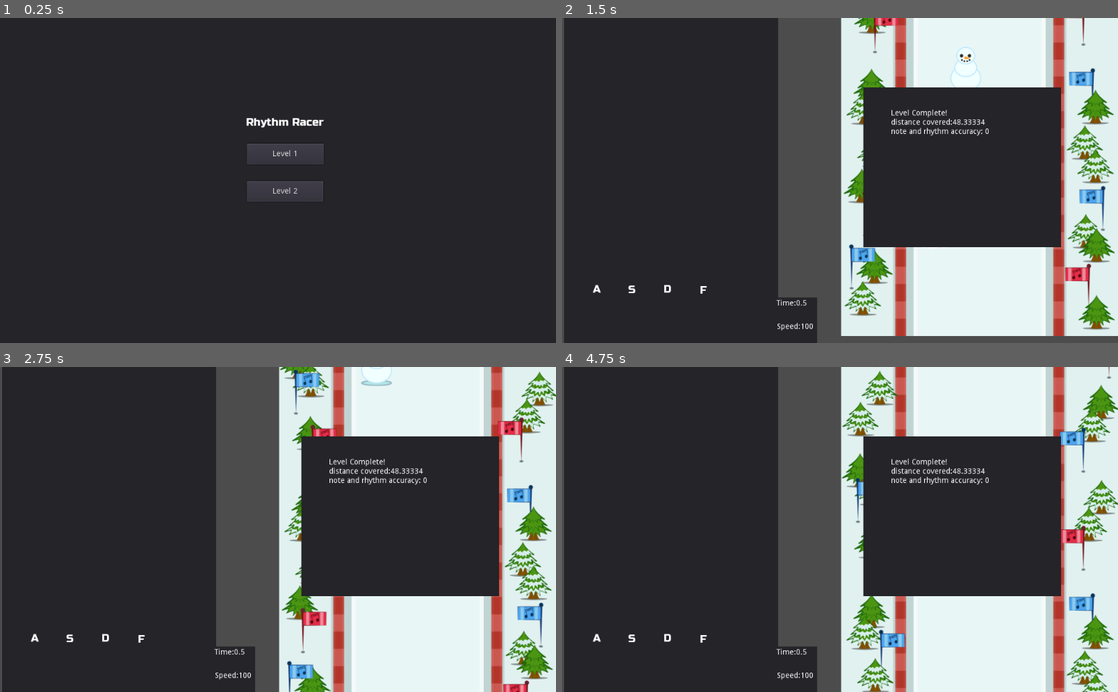
Above: before the commit, frames 1-4 (two rows, left to right).
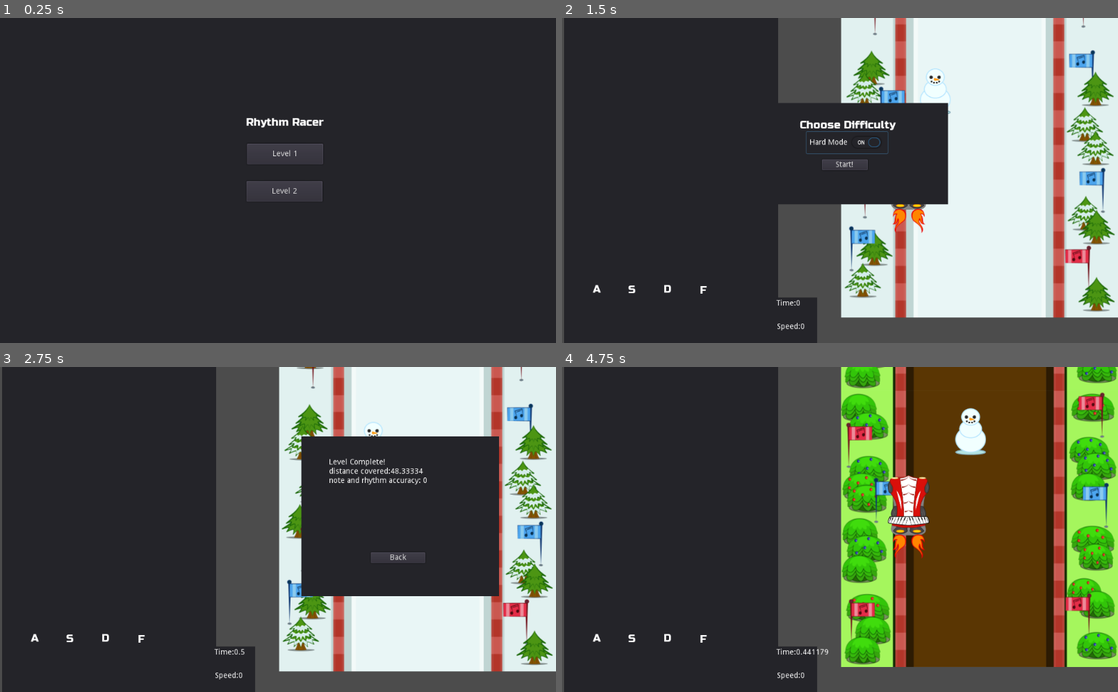
Above: after the commit, the same moments.

Repository: JoshKomie/rhythm_racer
Game: Godot game, scene res://scenes/menu.tscn
The game is run twice, just before and just after one commit, with the same random seed, the same clock (stepped at 60 frames per second) and the same inputs. Sound files missing from this copy of the repository are replaced by a short silence.
Inputs (mouse positions are in pixels of both pictures, inside the frame that each line leads up to):
- Up to frame 1 (0.25 s): no input
- Up to frame 2 (1.5 s): click "Level 2" at 0.5 s; click (845, 141) at 1.25 s, where only the run after the commit has a clickable "Hard Mode"
- Up to frame 3 (2.75 s): click (283, 513) at 2 s, where only the run after the commit has a clickable "Start!"
- Up to frame 4 (4.75 s): click (962, 558) at 2.75 s, where only the run after the commit has a clickable "Back"; click (845, 503) at 3.5 s, where only the run after the commit has a clickable "Level 1"; click (845, 513) at 4.25 s, where only the run after the commit has a clickable "Start!"

The runs differ from the first frame. In frame 1, less than 0.1% of the frame differs, in the area x 44-59%, y 38-57%; in frame 2, 28%; in frame 3, 11%; in frame 4, 49%, in the area x 42-100%, y 0-100%.

Commit message:
add flames, new tracks, difficulty levels

Diff:
--- a/project.godot
+++ b/project.godot
@@ -13,6 +13,10 @@
 config/name="Rhythm Racing"
 run/main_scene="res://scenes/menu.tscn"
 config/icon="res://icon.png"
+
+[autoload]
+
+global="*res://scripts/global.gd"
 
 [editor]
 
--- a/scenes/car.tscn
+++ b/scenes/car.tscn
@@ -1,14 +1,80 @@
-[gd_scene load_steps=4 format=2]
+[gd_scene load_steps=10 format=2]
 
 [ext_resource path="res://scripts/car.gd" type="Script" id=1]
 [ext_resource path="res://sprites/car.png" type="Texture" id=2]
+[ext_resource path="res://sprites/flame1.png" type="Texture" id=3]
 
 [sub_resource type="RectangleShape2D" id=1]
 
 custom_solver_bias = 0.0
 extents = Vector2( 10, 10 )
 
-[node name="car" type="Node2D" index="0"]
+[sub_resource type="Gradient" id=5]
+
+offsets = PoolRealArray( 0, 1 )
+colors = PoolColorArray( 1, 1, 1, 1, 1, 1, 1, 0 )
+
+[sub_resource type="GradientTexture" id=6]
+
+flags = 4
+gradient = SubResource( 5 )
+width = 2048
+
+[sub_resource type="Curve" id=3]
+
+min_value = 0.0
+max_value = 1.0
+bake_resolution = 100
+_data = [ Vector2( 0, 1 ), 0.0, 0.0, 0, 0, Vector2( 0.314082, 0 ), 0.0, 0.0, 0, 0 ]
+
+[sub_resource type="CurveTexture" id=4]
+
+flags = 4
+width = 2048
+curve = SubResource( 3 )
+
+[sub_resource type="ParticlesMaterial" id=2]
+
+render_priority = 0
+trail_divisor = 1
+trail_size_modifier = SubResource( 4 )
+trail_color_modifier = SubResource( 6 )
+emission_shape = 0
+flag_align_y = false
+flag_rotate_y = false
+flag_disable_z = true
+spread = 45.0
+flatness = 0.0
+gravity = Vector3( 0, 98, 0 )
+initial_velocity = 1.0
+initial_velocity_random = 0.0
+angular_velocity = 0.0
+angular_velocity_random = 0.0
+orbit_velocity = 0.0
+orbit_velocity_random = 0.0
+linear_accel = 0.0
+linear_accel_random = 0.0
+radial_accel = 0.0
+radial_accel_random = 0.0
+tangential_accel = 0.0
+tangential_accel_random = 0.0
+damping = 0.0
+damping_random = 0.0
+angle = 0.0
+angle_random = 0.0
+scale = 1.0
+scale_random = 0.0
+color = Color( 1, 1, 1, 1 )
+hue_variation = 0.0
+hue_variation_random = 0.0
+anim_speed = 0.0
+anim_speed_random = 0.0
+anim_offset = 0.0
+anim_offset_random = 0.0
+anim_loop = false
+_sections_unfolded = [ "Flags", "Trail" ]
+
+[node name="car" type="Node2D"]
 
 script = ExtResource( 1 )
 
@@ -48,6 +114,7 @@
 
 [node name="Area2D" type="Area2D" parent="." index="2"]
 
+editor/display_folded = true
 input_pickable = true
 gravity_vec = Vector2( 0, 1 )
 gravity = 98.0
@@ -61,3 +128,32 @@
 position = Vector2( -2.19401, 0.757041 )
 scale = Vector2( 3.75428, 5.71101 )
 shape = SubResource( 1 )
+
+[node name="Particles2D" type="Particles2D" parent="." index="3"]
+
+visible = false
+position = Vector2( -4.58676, 76.609 )
+emitting = true
+amount = 5
+lifetime = 1.0
+one_shot = false
+preprocess = 0.0
+speed_scale = 0.96
+explosiveness = 0.0
+randomness = 0.0
+fixed_fps = 0
+fract_delta = true
+visibility_rect = Rect2( -100, -100, 200, 200 )
+local_coords = true
+draw_order = 0
+process_material = SubResource( 2 )
+texture = ExtResource( 3 )
+normal_map = null
+h_frames = 1
+v_frames = 1
+_sections_unfolded = [ "Drawing", "Material", "Process Material", "Textures", "Time" ]
+
+[node name="flames" type="Sprite" parent="." index="4"]
+
+position = Vector2( -3.521, 76.1419 )
+texture = ExtResource( 3 )
--- a/scenes/game.tscn
+++ b/scenes/game.tscn
@@ -1,10 +1,11 @@
-[gd_scene load_steps=8 format=2]
+[gd_scene load_steps=9 format=2]
 
 [ext_resource path="res://scenes/racing.tscn" type="PackedScene" id=1]
 [ext_resource path="res://scripts/canvas_layer.gd" type="Script" id=2]
 [ext_resource path="res://scenes/music_reader.tscn" type="PackedScene" id=3]
 [ext_resource path="res://scripts/message.gd" type="Script" id=4]
 [ext_resource path="res://fonts/Russo_One.ttf" type="DynamicFontData" id=5]
+[ext_resource path="res://fonts/russo_large.tres" type="DynamicFont" id=6]
 
 [sub_resource type="StyleBoxEmpty" id=1]
 
@@ -38,7 +39,6 @@
 
 [node name="music_panel" type="Panel" parent="CanvasLayer" index="0"]
 
-editor/display_folded = true
 anchor_left = 0.0
 anchor_top = 0.0
 anchor_right = 0.0
@@ -135,7 +135,6 @@
 
 [node name="level_over_panel" type="Panel" parent="CanvasLayer" index="4"]
 
-editor/display_folded = true
 visible = false
 anchor_left = 0.0
 anchor_top = 0.0
@@ -172,6 +171,31 @@
 lines_skipped = 0
 max_lines_visible = -1
 
+[node name="Button" type="Button" parent="CanvasLayer/level_over_panel" index="1"]
+
+anchor_left = 0.0
+anchor_top = 0.0
+anchor_right = 0.0
+anchor_bottom = 0.0
+margin_left = 128.0
+margin_top = 214.0
+margin_right = 228.0
+margin_bottom = 234.0
+rect_pivot_offset = Vector2( 0, 0 )
+rect_clip_content = false
+focus_mode = 2
+mouse_filter = 0
+mouse_default_cursor_shape = 0
+size_flags_horizontal = 1
+size_flags_vertical = 1
+toggle_mode = false
+enabled_focus_mode = 2
+shortcut = null
+group = null
+text = "Back"
+flat = false
+align = 1
+
 [node name="A" type="Label" parent="CanvasLayer" index="5"]
 
 anchor_left = 0.0
@@ -267,3 +291,102 @@
 lines_skipped = 0
 max_lines_visible = -1
 _sections_unfolded = [ "BBCode", "Rect", "Theme", "custom_colors", "custom_fonts" ]
+
+[node name="start_panel" type="Panel" parent="CanvasLayer" index="9"]
+
+anchor_left = 0.0
+anchor_top = 0.0
+anchor_right = 0.0
+anchor_bottom = 0.0
+margin_left = 357.0
+margin_top = 157.0
+margin_right = 711.0
+margin_bottom = 344.0
+rect_pivot_offset = Vector2( 0, 0 )
+rect_clip_content = false
+mouse_filter = 0
+mouse_default_cursor_shape = 0
+size_flags_horizontal = 1
+size_flags_vertical = 1
+
+[node name="Label" type="Label" parent="CanvasLayer/start_panel" index="0"]
+
+anchor_left = 0.0
+anchor_top = 0.0
+anchor_right = 0.0
+anchor_bottom = 0.0
+margin_left = 81.0
+margin_top = 28.0
+margin_right = 257.0
+margin_bottom = 52.0
+rect_pivot_offset = Vector2( 0, 0 )
+rect_clip_content = false
+mouse_filter = 2
+mouse_default_cursor_shape = 0
+size_flags_horizontal = 1
+size_flags_vertical = 4
+custom_fonts/font = ExtResource( 6 )
+text = "Choose Difficulty"
+percent_visible = 1.0
+lines_skipped = 0
+max_lines_visible = -1
+_sections_unfolded = [ "Material", "custom_fonts" ]
+
+[node name="CheckButton" type="CheckButton" parent="CanvasLayer/start_panel" index="1"]
+
+anchor_left = 0.0
+anchor_top = 0.0
+anchor_right = 0.0
+anchor_bottom = 0.0
+margin_left = 93.0
+margin_top = 53.0
+margin_right = 243.0
+margin_bottom = 93.0
+rect_pivot_offset = Vector2( 0, 0 )
+rect_clip_content = false
+focus_mode = 2
+mouse_filter = 0
+mouse_default_cursor_shape = 0
+size_flags_horizontal = 1
+size_flags_vertical = 1
+toggle_mode = true
+enabled_focus_mode = 2
+shortcut = null
+group = null
+text = "Hard Mode"
+flat = false
+align = 0
+
+[node name="Button" type="Button" parent="CanvasLayer/start_panel" index="2"]
+
+anchor_left = 0.0
+anchor_top = 0.0
+anchor_right = 0.0
+anchor_bottom = 0.0
+margin_left = 122.0
+margin_top = 104.0
+margin_right = 206.0
+margin_bottom = 124.0
+rect_pivot_offset = Vector2( 0, 0 )
+rect_clip_content = false
+focus_mode = 2
+mouse_filter = 0
+mouse_default_cursor_shape = 0
+size_flags_horizontal = 1
+size_flags_vertical = 1
+toggle_mode = false
+enabled_focus_mode = 2
+shortcut = null
+group = null
+text = "Start!"
+flat = false
+align = 1
+
+[connection signal="pressed" from="CanvasLayer/level_over_panel/Button" to="CanvasLayer" method="main_menu"]
+
+[connection signal="toggled" from="CanvasLayer/start_panel/CheckButton" to="CanvasLayer" method="set_difficulty"]
+
+[connection signal="pressed" from="CanvasLayer/start_panel/Button" to="CanvasLayer/music_panel/music_area" method="start"]
+
+
+[editable path="CanvasLayer/music_panel/music_area"]
--- a/scenes/menu.tscn
+++ b/scenes/menu.tscn
@@ -10,7 +10,7 @@
 content_margin_top = -1.0
 content_margin_bottom = -1.0
 
-[node name="CanvasLayer" type="CanvasLayer" index="0"]
+[node name="CanvasLayer" type="CanvasLayer"]
 
 layer = 1
 offset = Vector2( 0, 0 )
@@ -65,10 +65,10 @@
 anchor_top = 0.0
 anchor_right = 0.0
 anchor_bottom = 0.0
-margin_left = 455.22
-margin_top = 232.245
-margin_right = 596.22
-margin_bottom = 270.245
+margin_left = 455.0
+margin_top = 232.0
+margin_right = 595.0
+margin_bottom = 270.0
 rect_pivot_offset = Vector2( 0, 0 )
 rect_clip_content = false
 focus_mode = 2
@@ -91,9 +91,9 @@
 anchor_top = 0.0
 anchor_right = 0.0
 anchor_bottom = 0.0
-margin_left = 454.832
+margin_left = 454.0
 margin_top = 301.0
-margin_right = 595.0
+margin_right = 594.0
 margin_bottom = 339.0
 rect_pivot_offset = Vector2( 0, 0 )
 rect_clip_content = false
--- a/scenes/music_reader.tscn
+++ b/scenes/music_reader.tscn
@@ -1,8 +1,10 @@
-[gd_scene load_steps=4 format=2]
+[gd_scene load_steps=6 format=2]
 
-[ext_resource path="res://scripts/notes_reader.gd" type="Script" id=1]
-[ext_resource path="res://levels/test/Rhythm Racer_8_bit_theme.wav" type="AudioStream" id=2]
-[ext_resource path="res://scripts/message.gd" type="Script" id=3]
+[ext_resource path="res://scripts/music_area.gd" type="Script" id=1]
+[ext_resource path="res://scripts/notes_reader.gd" type="Script" id=2]
+[ext_resource path="res://levels/test/Rhythm Racer_8_bit_theme.wav" type="AudioStream" id=3]
+[ext_resource path="res://scripts/message.gd" type="Script" id=4]
+[ext_resource path="res://levels/2/Rhythm Racer Winter Song.wav" type="AudioStream" id=5]
 
 [node name="music_area" type="Viewport"]
 
@@ -29,12 +31,13 @@
 shadow_atlas_quad_1 = 2
 shadow_atlas_quad_2 = 3
 shadow_atlas_quad_3 = 4
+script = ExtResource( 1 )
 _sections_unfolded = [ "GUI" ]
 
 [node name="notes_reader" type="Node" parent="." index="0"]
 
 editor/display_folded = true
-script = ExtResource( 1 )
+script = ExtResource( 2 )
 
 [node name="notes_parent" type="Node2D" parent="notes_reader" index="0"]
 
@@ -58,9 +61,8 @@
 
 [node name="AudioStreamPlayer" type="AudioStreamPlayer" parent="." index="2"]
 
-stream = ExtResource( 2 )
+stream = ExtResource( 3 )
 volume_db = 0.0
-pitch_scale = 1.0
 autoplay = false
 mix_target = 0
 bus = "Master"
@@ -95,6 +97,16 @@
 percent_visible = 1.0
 lines_skipped = 0
 max_lines_visible = -1
-script = ExtResource( 3 )
+script = ExtResource( 4 )
+
+[node name="AudioStreamPlayer2" type="AudioStreamPlayer" parent="." index="5"]
+
+stream = ExtResource( 5 )
+volume_db = 0.0
+autoplay = false
+mix_target = 0
+bus = "Master"
 
 [connection signal="finished" from="AudioStreamPlayer" to="notes_reader" method="audio_finished"]
+
+[connection signal="finished" from="AudioStreamPlayer2" to="notes_reader" method="audio_finished"]
--- /dev/null
+++ b/scenes/track_pieces/dirt_track.tscn
@@ -0,0 +1,11 @@
+[gd_scene load_steps=3 format=2]
+
+[ext_resource path="res://sprites/track2_t1v2.png" type="Texture" id=1]
+[ext_resource path="res://scripts/dirt_track_sprite.gd" type="Script" id=2]
+
+[node name="track_piece" type="Sprite"]
+
+position = Vector2( 0, -250 )
+texture = ExtResource( 1 )
+script = ExtResource( 2 )
+_sections_unfolded = [ "Transform" ]
--- a/scenes/track_pieces/snow_track.tscn
+++ b/scenes/track_pieces/snow_track.tscn
@@ -3,7 +3,7 @@
 [ext_resource path="res://sprites/snow_track_test.png" type="Texture" id=1]
 [ext_resource path="res://scripts/snow_track_sprite.gd" type="Script" id=2]
 
-[node name="track_piece" type="Sprite" index="0"]
+[node name="track_piece" type="Sprite"]
 
 position = Vector2( 0, -250 )
 texture = ExtResource( 1 )
--- a/scripts/canvas_layer.gd
+++ b/scripts/canvas_layer.gd
@@ -16,3 +16,14 @@
 #	# Called every frame. Delta is time since last frame.
 #	# Update game logic here.
 #	pass
+
+
+func set_difficulty(button_pressed):
+	if button_pressed:
+		global.mode = "hard"
+	else:
+		global.mode = "easy"
+
+
+func main_menu():
+	get_tree().change_scene("res://scenes/menu.tscn")
--- a/scripts/car.gd
+++ b/scripts/car.gd
@@ -3,7 +3,7 @@
 # class member variables go here, for example:
 # var a = 2
 # var b = "textvar"
-var speed = 100
+var speed = 0
 var track_low = -128
 var track_high = 128
 var hits = []
@@ -11,12 +11,22 @@
 var speed_per_hit = 15
 var queue_size = 10
 var speed_label
+var flames
+var speed_low = 140
+var speed_high = 220
 
-
+var flames_tex_low
+var flames_tex_mid
+var flames_tex_high
 
 func _ready():
+	speed=  0
 	speed_label = get_node("./../../CanvasLayer/speed")
 	speed_label.text = "Speed:" + String(speed)
+	flames = get_node("./flames")
+	flames_tex_low = preload("res://sprites/flame1.png")
+	flames_tex_mid = preload("res://sprites/flame2.png")
+	flames_tex_high = preload("res://sprites/flame3.png")
 
 func add_hit(val):
 	print('add_hit')
@@ -31,13 +41,26 @@
 	speed_label.text = "Speed:" + String(speed)
 
 func _process(delta):
-	translate(Vector2(0, -speed * delta))
+	print('speed', speed)
+	if speed > 0:
+		translate(Vector2(0, -speed * delta))
 	var mp = get_global_mouse_position()
 	position.x = interpolate(position.x, mp.x, 0.1)
 	if position.x < track_low:
 		position.x = track_low
 	if position.x > track_high:
 		position.x = track_high
+
+	if speed < speed_low:
+		if flames.texture != flames_tex_low:
+			flames.set_texture(flames_tex_low)
+	elif speed >= speed_low && speed < speed_high:
+		if flames.texture != flames_tex_mid:
+			flames.set_texture(flames_tex_mid)
+	else:
+		if flames.texture != flames_tex_high:
+			flames.set_texture(flames_tex_high)
+
 #	# Called every frame. Delta is time since last frame.
 #	# Update game logic here.
 #	pass
--- /dev/null
+++ b/scripts/dirt_track_sprite.gd
@@ -0,0 +1,23 @@
+extends Sprite
+
+# class member variables go here, for example:
+# var a = 2
+# var b = "textvar"
+
+func _ready():
+	# Called every time the node is added to the scene.
+	# Initialization here
+	var paths = [
+		"res://sprites/track2_t1v2.png",
+		"res://sprites/track2_t2v2.png",
+		"res://sprites/track2_t3v2.png",
+	]
+	var i = randi() % 3
+	var path = paths[i]
+	set_texture(load(path))
+
+
+#func _process(delta):
+#	# Called every frame. Delta is time since last frame.
+#	# Update game logic here.
+#	pass
--- /dev/null
+++ b/scripts/global.gd
@@ -0,0 +1,18 @@
+extends Node
+
+var level = 1
+var mode = "easy"
+
+# class member variables go here, for example:
+# var a = 2
+# var b = "textvar"
+
+func _ready():
+	# Called every time the node is added to the scene.
+	# Initialization here
+	pass
+
+#func _process(delta):
+#	# Called every frame. Delta is time since last frame.
+#	# Update game logic here.
+#	pass
--- a/scripts/menu.gd
+++ b/scripts/menu.gd
@@ -17,7 +17,9 @@
 
 func load_level1():
 	get_tree().change_scene("res://scenes/game.tscn")
+	global.level = 1
 
 
 func load_level2():
 	get_tree().change_scene("res://scenes/game.tscn")
+	global.level = 2
--- /dev/null
+++ b/scripts/music_area.gd
@@ -0,0 +1,20 @@
+extends Viewport
+
+# class member variables go here, for example:
+# var a = 2
+# var b = "textvar"
+
+func _ready():
+	# Called every time the node is added to the scene.
+	# Initialization here
+	pass
+
+#func _process(delta):
+#	# Called every frame. Delta is time since last frame.
+#	# Update game logic here.
+#	pass
+
+func start():
+	var reader = get_node("./notes_reader")
+	reader.start()
+	get_node("./../../start_panel").hide()
--- a/scripts/note.gd
+++ b/scripts/note.gd
@@ -1,7 +1,7 @@
 extends Sprite
 
 var target_y = 500.0
-var start_y = 0
+var start_y = -20
 var target_time
 var start_time
 var audio
--- a/scripts/notes_reader.gd
+++ b/scripts/notes_reader.gd
@@ -87,9 +87,117 @@
 	{"type": 4, "time": 36.00},
 ]
 
+var level1data_hard = [
+	{"type": 1, "time": 3.69},
+	{"type": 1, "time": 5.53},
+	{"type": 2, "time": 6.00},
+	{"type": 3, "time": 6.46},
+	{"type": 4, "time": 6.92},
+	{"type": 1, "time": 7.38},
+	{"type": 1, "time": 7.84},
+	{"type": 1, "time": 8.30},
+	{"type": 2, "time": 9.23},
+	{"type": 2, "time": 9.69},
+	{"type": 2, "time": 10.15},
+	{"type": 3, "time": 11.07},
+	{"type": 3, "time": 11.53},
+	{"type": 3, "time": 12.00},
+	{"type": 4, "time": 12.92},
+	{"type": 4, "time": 13.26},
+	{"type": 4, "time": 13.61},
+	{"type": 3, "time": 14.07},
+	{"type": 4, "time": 14.30},
+	{"type": 1, "time": 14.76},
+	{"type": 2, "time": 15.23 },
+	{"type": 3, "time": 15.69},
+	{"type": 4, "time": 16.15},
+	{"type": 1, "time": 16.61},
+	{"type": 3, "time": 17.07},
+	{"type": 2, "time": 17.53},
+	{"type": 4, "time": 18.00},
+	{"type": 1, "time": 18.46},
+	{"type": 4, "time": 18.92},
+	{"type": 2, "time": 19.38},
+	{"type": 3, "time": 19.84},
+	{"type": 4, "time": 20.30},
+	{"type": 4, "time": 20.65},
+	{"type": 4, "time": 21.00},
+	{"type": 1, "time": 22.15},
+	{"type": 4, "time": 22.38},
+	{"type": 2, "time": 22.61},
+	{"type": 4, "time": 22.84},
+	{"type": 3, "time": 23.07},
+	{"type": 4, "time": 23.30},
+	{"type": 2, "time": 23.53},
+	{"type": 4, "time": 23.76},
+	{"type": 4, "time": 24.23},
+	{"type": 2, "time": 24.46},
+	{"type": 4, "time": 24.69},
+	{"type": 3, "time": 24.92},
+	{"type": 4, "time": 25.15},
+	{"type": 2, "time": 25.38},
+	{"type": 4, "time": 25.61},
+	{"type": 1, "time": 25.84},
+	{"type": 4, "time": 26.07},
+	{"type": 2, "time": 26.30},
+	{"type": 4, "time": 26.53},
+	{"type": 3, "time": 26.76},
+	{"type": 4, "time": 27.00},
+	{"type": 2, "time": 27.23},
+	{"type": 4, "time": 27.46},
+	{"type": 4, "time": 27.69},
+	{"type": 4, "time": 28.03},
+	{"type": 4, "time": 28.38},
+	{"type": 1, "time": 29.53},
+	{"type": 2, "time": 29.53},
+	{"type": 1, "time": 29.88},
+	{"type": 2, "time": 29.88},
+	{"type": 1, "time": 30.23},
+	{"type": 2, "time": 30.23},
+	{"type": 4, "time": 30.69},
+	{"type": 4, "time": 30.92},
+	{"type": 2, "time": 31.38},
+	{"type": 3, "time": 31.38},
+	{"type": 2, "time": 31.73},
+	{"type": 3, "time": 31.73},
+	{"type": 2, "time": 32.07},
+	{"type": 3, "time": 32.07},
+	{"type": 4, "time": 32.53},
+	{"type": 4, "time": 32.76},
+	{"type": 1, "time": 33.23},
+	{"type": 4, "time": 33.57},
+	{"type": 2, "time": 34.15},
+	{"type": 3, "time": 34.50},
+	{"type": 1, "time": 35.07},
+	{"type": 2, "time": 35.07},
+	{"type": 3, "time": 35.07},
+	{"type": 4, "time": 35.07},
+	{"type": 1, "time": 35.42},
+	{"type": 2, "time": 35.42},
+	{"type": 3, "time": 35.42},
+	{"type": 4, "time": 35.42},
+	{"type": 1, "time": 35.76},
+	{"type": 2, "time": 35.76},
+	{"type": 3, "time": 35.76},
+	{"type": 4, "time": 35.76},
+	{"type": 1, "time": 35.88},
+	{"type": 2, "time": 35.88},
+	{"type": 3, "time": 35.88},
+	{"type": 4, "time": 35.88},
+	{"type": 1, "time": 36.00},
+	{"type": 2, "time": 36.00},
+	{"type": 3, "time": 36.00},
+	{"type": 4, "time": 36.00},
+]
+
 func _ready():
 	set_process_input(true)
-	audio = get_node("./../AudioStreamPlayer")
+	var level1audio = get_node("./../AudioStreamPlayer")
+	var level2audio = get_node("./../AudioStreamPlayer2")
+	if global.level == 1:
+		audio = level1audio
+	else:
+		audio = level2audio
 	timer = get_node("./../timer")
 	message = get_node("./../../message")
 	car = get_tree().get_root().find_node("car", true, false)
@@ -97,8 +205,6 @@
 	time_label = get_node("./../../../time")
 	level_over_label = get_node("./../../../level_over_panel/level_over")
 	level_over_panel = get_node("./../../../level_over_panel")
-	print("sp=", speed_label)
-	audio.play()
 	note_scenes[1] = preload("res://scenes/note_1.tscn")
 	note_scenes[2] = preload("res://scenes/note_2.tscn")
 	note_scenes[3] = preload("res://scenes/note_3.tscn")
@@ -118,8 +224,21 @@
 	#	#print("key=", key, "time=", time)
 	#	note_data.push_back({"type": key, "time": time})
 	#file.close()
-	note_data = level1data;
+
+func start():
+	audio.play()
+	if global.level == 1:
+		if global.mode == "easy":
+			note_data = level1data
+		else:
+			note_data = level1data_hard
+	elif global.level == 2:
+		if global.mode == "easy":
+			note_data = level1data
+		else:
+			note_data= level1data_hard
 	build_notes()
+	car.speed = car.base_speed
 
 func build_notes():
 	var parent = get_node("./notes_parent")
--- a/scripts/track.gd
+++ b/scripts/track.gd
@@ -3,9 +3,14 @@
 # class member variables go here, for example:
 # var a = 2
 # var b = "textvar"
-
+var track_piece
 func _ready():
-	var track_piece = preload("res://scenes/track_pieces/snow_track.tscn")
+	var snow_track = preload("res://scenes/track_pieces/snow_track.tscn")
+	var dirt_track = preload("res://scenes/track_pieces/dirt_track.tscn")
+	if global.level == 1:
+		track_piece = dirt_track
+	else:
+		track_piece = snow_track
 	var obstacle_scene = preload("res://scenes/obstacle.tscn")
 	for i in range(30):
 		var inst = track_piece.instance()
@@ -16,8 +21,8 @@
 		if randi() % 10 > 1:
 			var inst = obstacle_scene.instance()
 			add_child(inst)
-			inst.position.y = -256 * i + (randi() % 50)
-			inst.position.x = -128 + randi() % 128
+			inst.position.y = -200 + -256 * i + (randi() % 50)
+			inst.position.x = -128 + randi() % 256
 
 
 
Not shown, added: index.png.import
Not shown, added: levels/1/notes_hard.txt
Not shown, added: levels/2/Rhythm Racer Winter Song.wav.import
Binary file added: sprites/flame1.png
Not shown, added: sprites/flame1.png.import
Binary file added: sprites/flame2.png
Not shown, added: sprites/flame2.png.import
Binary file added: sprites/flame3.png
Not shown, added: sprites/flame3.png.import
Binary file added: sprites/track2_t1v2.png
Not shown, added: sprites/track2_t1v2.png.import
Binary file added: sprites/track2_t2v2.png
(and 8 more such lines)
